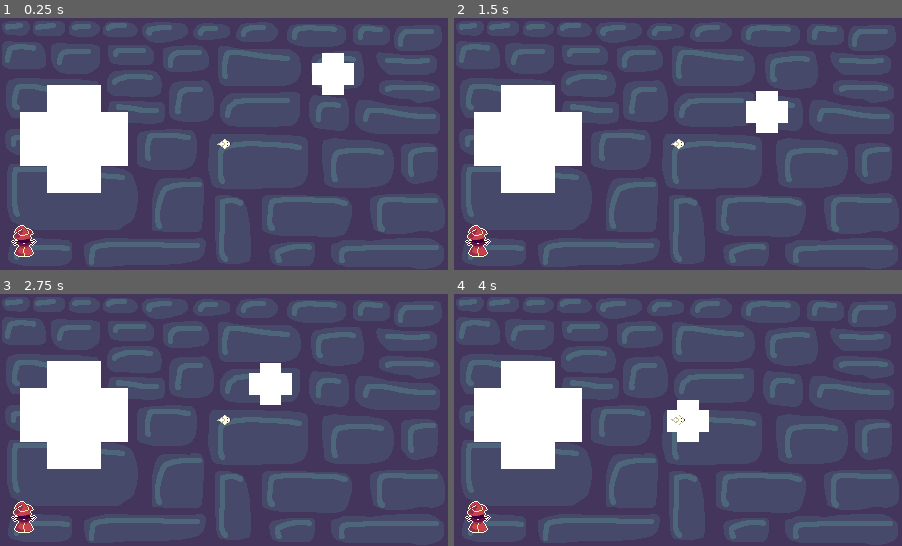
Above: before the commit, frames 1-4 (two rows, left to right).
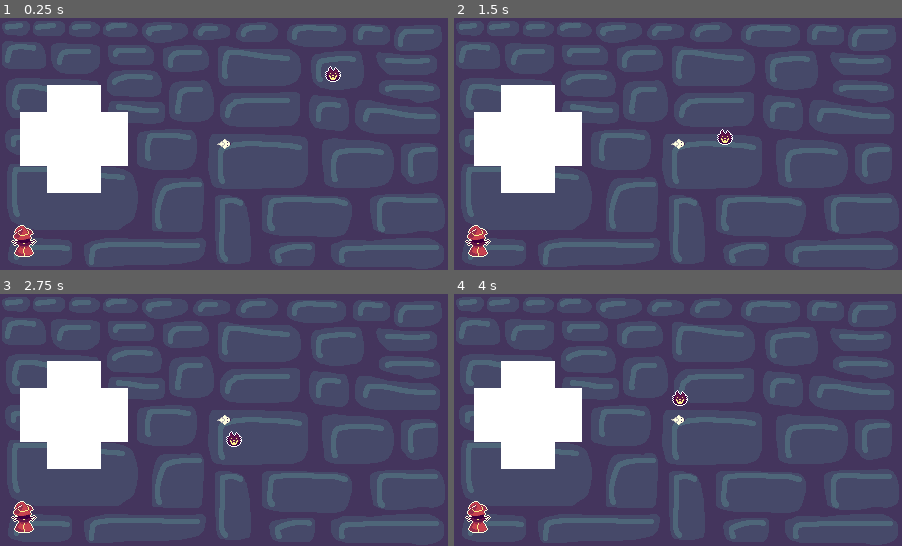
Above: after the commit, the same moments.

Repository: BlendyDev/GMTK2025
Game: Godot game, scene res://Scenes/level.tscn
Same seed, same stepped clock (60 frames per second), same inputs: the game is played once before the commit and once after it. Sound files missing from this copy of the repository are replaced by a short silence.
Inputs (mouse positions are in pixels of both pictures, inside the frame that each line leads up to):
- Up to frame 1 (0.25 s): no input
- Up to frame 2 (1.5 s): tap Enter at 0.5 s; hold Up (Up) 0.53-1.28 s; hold Space (Space) 0.53-1.28 s; move the mouse to (588, 156) at 1.27 s; tap Space (Space) at 1.35 s
- Up to frame 3 (2.75 s): move the mouse to (268, 364) at 2.02 s; hold Up (Up) from 2.03 s (still down); hold Space (Space) from 2.03 s (still down)
- Up to frame 4 (4 s): move the mouse to (655, 470) at 2.77 s; release Space (Space) at 2.78 s; tap Space (Space) at 2.85 s; move the mouse to (812, 457) at 3.52 s; release Up (Up) at 3.53 s; hold Space (Space) from 3.53 s (still down)

The runs differ from the first frame. In frame 1, 1.2% of the frame differs, in the area x 69-80%, y 13-31%; in frame 2, 1.4%; in frame 3, 1.4%, in the area x 50-66%, y 27-61%; in frame 4, 1.2%.

Commit message:
mob types & animations

Diff:
--- a/Scenes/level.tscn
+++ b/Scenes/level.tscn
@@ -1,11 +1,11 @@
-[gd_scene load_steps=26 format=3 uid="uid://4otsh1wy31kg"]
+[gd_scene load_steps=25 format=3 uid="uid://4otsh1wy31kg"]
 
 [ext_resource type="Script" uid="uid://cxjw50s4jeh2y" path="res://Scripts/trail.gd" id="1_0f350"]
 [ext_resource type="Script" uid="uid://cd8k0h68k4a8g" path="res://Scripts/player.gd" id="1_tumq0"]
 [ext_resource type="Texture2D" uid="uid://bj30yhx4p3qu0" path="res://Sprites/debugPlayer.png" id="2_k5f4k"]
 [ext_resource type="SpriteFrames" uid="uid://brjoepnckupck" path="res://Animation/mouseFrames.tres" id="4_0f350"]
 [ext_resource type="AudioStream" uid="uid://dapvn0ocg8s84" path="res://SFX/test_sfx_pickup.wav" id="4_81xng"]
-[ext_resource type="Script" uid="uid://cqcu4jcux40sh" path="res://Scripts/mob.gd" id="5_wqkje"]
+[ext_resource type="PackedScene" uid="uid://cmv4o47gysuxx" path="res://Scenes/mob.tscn" id="5_ha31o"]
 [ext_resource type="Texture2D" uid="uid://c1yfhu6mq1mop" path="res://Sprites/fondo.png" id="7_8c0lf"]
 [ext_resource type="Texture2D" uid="uid://cyeifbyapar62" path="res://Sprites/trueborder.png" id="8_754fn"]
 [ext_resource type="Script" uid="uid://cjjsuev7gaqao" path="res://Scripts/sfx.gd" id="8_bvt00"]
@@ -27,9 +27,6 @@
 
 [sub_resource type="RectangleShape2D" id="RectangleShape2D_k5f4k"]
 size = Vector2(4, 4)
-
-[sub_resource type="CircleShape2D" id="CircleShape2D_0f350"]
-radius = 1.97499
 
 [sub_resource type="RectangleShape2D" id="RectangleShape2D_bvt00"]
 size = Vector2(449, 1)
@@ -108,32 +105,11 @@
 [node name="CollisionShape2D" type="CollisionShape2D" parent="obstacle"]
 shape = SubResource("RectangleShape2D_k5f4k")
 
-[node name="mob" type="CharacterBody2D" parent="." node_paths=PackedStringArray("player", "trail", "sfx")]
+[node name="mob" parent="." node_paths=PackedStringArray("player", "trail", "sfx") instance=ExtResource("5_ha31o")]
 position = Vector2(109, -70)
-scale = Vector2(10.645, 10.645)
-collision_layer = 8
-collision_mask = 2
-script = ExtResource("5_wqkje")
 player = NodePath("../Player")
 trail = NodePath("../Trail")
 sfx = NodePath("../SFX")
-
-[node name="Sprite2D" type="Sprite2D" parent="mob"]
-texture = ExtResource("2_k5f4k")
-
-[node name="CollisionShape2D" type="CollisionShape2D" parent="mob"]
-shape = SubResource("CircleShape2D_0f350")
-
-[node name="SwitchAction" type="Timer" parent="mob"]
-wait_time = 0.3
-one_shot = true
-
-[node name="PlayerDetect" type="Area2D" parent="mob"]
-collision_layer = 4
-collision_mask = 769
-
-[node name="CollisionShape2D" type="CollisionShape2D" parent="mob/PlayerDetect"]
-shape = SubResource("CircleShape2D_0f350")
 
 [node name="BG" type="Sprite2D" parent="."]
 z_index = -1000
@@ -205,10 +181,6 @@
 one_shot = true
 
 [connection signal="mouse_entered" from="Player" to="Player" method="_on_mouse_entered"]
-[connection signal="timeout" from="mob/SwitchAction" to="mob" method="_on_switch_action_timeout"]
-[connection signal="area_entered" from="mob/PlayerDetect" to="mob" method="_on_player_detect_area_entered"]
-[connection signal="body_entered" from="mob/PlayerDetect" to="mob" method="_on_body_entered"]
-[connection signal="body_exited" from="mob/PlayerDetect" to="mob" method="_on_body_exited"]
 [connection signal="area_entered" from="Boss/PlayerDetect" to="Boss" method="_on_player_detect_area_entered"]
 [connection signal="body_entered" from="Boss/PlayerDetect" to="Boss" method="_on_body_entered"]
 [connection signal="body_exited" from="Boss/PlayerDetect" to="Boss" method="_on_body_exited"]
--- /dev/null
+++ b/Scenes/mob.tscn
@@ -0,0 +1,276 @@
+[gd_scene load_steps=20 format=3 uid="uid://cmv4o47gysuxx"]
+
+[ext_resource type="Script" uid="uid://cqcu4jcux40sh" path="res://Scripts/mob.gd" id="1_u8nqw"]
+[ext_resource type="Texture2D" uid="uid://c62sc1j3inib" path="res://Sprites/catenemy-Sheet.png" id="2_u8nqw"]
+
+[sub_resource type="AtlasTexture" id="AtlasTexture_b44se"]
+atlas = ExtResource("2_u8nqw")
+region = Rect2(0, 0, 16, 16)
+
+[sub_resource type="AtlasTexture" id="AtlasTexture_ypr7k"]
+atlas = ExtResource("2_u8nqw")
+region = Rect2(16, 0, 16, 16)
+
+[sub_resource type="AtlasTexture" id="AtlasTexture_u8nqw"]
+atlas = ExtResource("2_u8nqw")
+region = Rect2(32, 0, 16, 16)
+
+[sub_resource type="AtlasTexture" id="AtlasTexture_frlhd"]
+atlas = ExtResource("2_u8nqw")
+region = Rect2(48, 0, 16, 16)
+
+[sub_resource type="AtlasTexture" id="AtlasTexture_7rqy1"]
+atlas = ExtResource("2_u8nqw")
+region = Rect2(96, 0, 16, 16)
+
+[sub_resource type="AtlasTexture" id="AtlasTexture_o80aq"]
+atlas = ExtResource("2_u8nqw")
+region = Rect2(112, 0, 16, 16)
+
+[sub_resource type="AtlasTexture" id="AtlasTexture_3eh6w"]
+atlas = ExtResource("2_u8nqw")
+region = Rect2(64, 0, 16, 16)
+
+[sub_resource type="AtlasTexture" id="AtlasTexture_gcfvf"]
+atlas = ExtResource("2_u8nqw")
+region = Rect2(80, 0, 16, 16)
+
+[sub_resource type="SpriteFrames" id="SpriteFrames_frlhd"]
+animations = [{
+"frames": [{
+"duration": 1.0,
+"texture": SubResource("AtlasTexture_b44se")
+}, {
+"duration": 1.0,
+"texture": SubResource("AtlasTexture_ypr7k")
+}],
+"loop": false,
+"name": &"basic",
+"speed": 5.0
+}, {
+"frames": [{
+"duration": 1.0,
+"texture": SubResource("AtlasTexture_u8nqw")
+}, {
+"duration": 1.0,
+"texture": SubResource("AtlasTexture_frlhd")
+}],
+"loop": true,
+"name": &"cat",
+"speed": 5.0
+}, {
+"frames": [{
+"duration": 1.0,
+"texture": SubResource("AtlasTexture_7rqy1")
+}, {
+"duration": 1.0,
+"texture": SubResource("AtlasTexture_o80aq")
+}],
+"loop": true,
+"name": &"ramiro",
+"speed": 5.0
+}, {
+"frames": [{
+"duration": 1.0,
+"texture": SubResource("AtlasTexture_3eh6w")
+}, {
+"duration": 1.0,
+"texture": SubResource("AtlasTexture_gcfvf")
+}],
+"loop": true,
+"name": &"slime",
+"speed": 5.0
+}]
+
+[sub_resource type="CircleShape2D" id="CircleShape2D_7rqy1"]
+radius = 6.0
+
+[sub_resource type="CircleShape2D" id="CircleShape2D_o80aq"]
+radius = 6.0
+
+[sub_resource type="Animation" id="Animation_3eh6w"]
+resource_name = "basic_idle"
+length = 0.4
+loop_mode = 1
+tracks/0/type = "value"
+tracks/0/imported = false
+tracks/0/enabled = true
+tracks/0/path = NodePath("Sprite2D:frame")
+tracks/0/interp = 1
+tracks/0/loop_wrap = true
+tracks/0/keys = {
+"times": PackedFloat32Array(0, 0.2),
+"transitions": PackedFloat32Array(1, 1),
+"update": 1,
+"values": [1, 0]
+}
+tracks/1/type = "value"
+tracks/1/imported = false
+tracks/1/enabled = true
+tracks/1/path = NodePath("Sprite2D:animation")
+tracks/1/interp = 1
+tracks/1/loop_wrap = true
+tracks/1/keys = {
+"times": PackedFloat32Array(0),
+"transitions": PackedFloat32Array(1),
+"update": 1,
+"values": [&"basic"]
+}
+
+[sub_resource type="Animation" id="Animation_gcfvf"]
+length = 0.001
+tracks/0/type = "value"
+tracks/0/imported = false
+tracks/0/enabled = true
+tracks/0/path = NodePath("Sprite2D:frame")
+tracks/0/interp = 1
+tracks/0/loop_wrap = true
+tracks/0/keys = {
+"times": PackedFloat32Array(0),
+"transitions": PackedFloat32Array(1),
+"update": 1,
+"values": [1]
+}
+tracks/1/type = "value"
+tracks/1/imported = false
+tracks/1/enabled = true
+tracks/1/path = NodePath("Sprite2D:animation")
+tracks/1/interp = 1
+tracks/1/loop_wrap = true
+tracks/1/keys = {
+"times": PackedFloat32Array(0),
+"transitions": PackedFloat32Array(1),
+"update": 1,
+"values": [&"cat"]
+}
+
+[sub_resource type="Animation" id="Animation_o6sl4"]
+resource_name = "cat_idle"
+length = 0.4
+loop_mode = 1
+tracks/0/type = "value"
+tracks/0/imported = false
+tracks/0/enabled = true
+tracks/0/path = NodePath("Sprite2D:frame")
+tracks/0/interp = 1
+tracks/0/loop_wrap = true
+tracks/0/keys = {
+"times": PackedFloat32Array(0, 0.2),
+"transitions": PackedFloat32Array(1, 1),
+"update": 1,
+"values": [0, 1]
+}
+tracks/1/type = "value"
+tracks/1/imported = false
+tracks/1/enabled = true
+tracks/1/path = NodePath("Sprite2D:animation")
+tracks/1/interp = 1
+tracks/1/loop_wrap = true
+tracks/1/keys = {
+"times": PackedFloat32Array(0),
+"transitions": PackedFloat32Array(1),
+"update": 1,
+"values": [&"cat"]
+}
+
+[sub_resource type="Animation" id="Animation_ngef6"]
+resource_name = "slime_idle"
+length = 0.4
+loop_mode = 1
+tracks/0/type = "value"
+tracks/0/imported = false
+tracks/0/enabled = true
+tracks/0/path = NodePath("Sprite2D:animation")
+tracks/0/interp = 1
+tracks/0/loop_wrap = true
+tracks/0/keys = {
+"times": PackedFloat32Array(0),
+"transitions": PackedFloat32Array(1),
+"update": 1,
+"values": [&"slime"]
+}
+tracks/1/type = "value"
+tracks/1/imported = false
+tracks/1/enabled = true
+tracks/1/path = NodePath("Sprite2D:frame")
+tracks/1/interp = 1
+tracks/1/loop_wrap = true
+tracks/1/keys = {
+"times": PackedFloat32Array(0, 0.2),
+"transitions": PackedFloat32Array(1, 1),
+"update": 1,
+"values": [0, 1]
+}
+
+[sub_resource type="Animation" id="Animation_ganfo"]
+resource_name = "ramiro_idle"
+length = 0.4
+loop_mode = 1
+tracks/0/type = "value"
+tracks/0/imported = false
+tracks/0/enabled = true
+tracks/0/path = NodePath("Sprite2D:animation")
+tracks/0/interp = 1
+tracks/0/loop_wrap = true
+tracks/0/keys = {
+"times": PackedFloat32Array(0),
+"transitions": PackedFloat32Array(1),
+"update": 1,
+"values": [&"ramiro"]
+}
+tracks/1/type = "value"
+tracks/1/imported = false
+tracks/1/enabled = true
+tracks/1/path = NodePath("Sprite2D:frame")
+tracks/1/interp = 1
+tracks/1/loop_wrap = true
+tracks/1/keys = {
+"times": PackedFloat32Array(0, 0.2),
+"transitions": PackedFloat32Array(1, 1),
+"update": 1,
+"values": [0, 1]
+}
+
+[sub_resource type="AnimationLibrary" id="AnimationLibrary_o6sl4"]
+_data = {
+&"RESET": SubResource("Animation_gcfvf"),
+&"basic_idle": SubResource("Animation_3eh6w"),
+&"cat_idle": SubResource("Animation_o6sl4"),
+&"ramiro_idle": SubResource("Animation_ganfo"),
+&"slime_idle": SubResource("Animation_ngef6")
+}
+
+[node name="mob" type="CharacterBody2D"]
+collision_layer = 8
+collision_mask = 2
+script = ExtResource("1_u8nqw")
+
+[node name="Sprite2D" type="AnimatedSprite2D" parent="."]
+sprite_frames = SubResource("SpriteFrames_frlhd")
+animation = &"cat"
+
+[node name="CollisionShape2D" type="CollisionShape2D" parent="."]
+position = Vector2(0, 2)
+shape = SubResource("CircleShape2D_7rqy1")
+
+[node name="SwitchAction" type="Timer" parent="."]
+wait_time = 0.3
+one_shot = true
+
+[node name="PlayerDetect" type="Area2D" parent="."]
+collision_layer = 4
+collision_mask = 769
+
+[node name="CollisionShape2D" type="CollisionShape2D" parent="PlayerDetect"]
+position = Vector2(0, 2)
+shape = SubResource("CircleShape2D_o80aq")
+
+[node name="AnimationPlayer" type="AnimationPlayer" parent="."]
+libraries = {
+&"": SubResource("AnimationLibrary_o6sl4")
+}
+
+[connection signal="timeout" from="SwitchAction" to="." method="_on_switch_action_timeout"]
+[connection signal="area_entered" from="PlayerDetect" to="." method="_on_player_detect_area_entered"]
+[connection signal="body_entered" from="PlayerDetect" to="." method="_on_body_entered"]
+[connection signal="body_exited" from="PlayerDetect" to="." method="_on_body_exited"]
--- a/Scripts/boss.gd
+++ b/Scripts/boss.gd
@@ -24,6 +24,7 @@
 var hp = 30
 @onready var snapped_pos = CENTER
 @onready var trail_curve = preload("res://Templates/boss_trail_curve.tres")
+@onready var mob_scene = preload("res://Scenes/mob.tscn")
 
 var available_locations := [UP_LEFT, LEFT, DOWN_LEFT, DOWN, DOWN_RIGHT, RIGHT, UP_RIGHT, UP]
 
@@ -114,6 +115,14 @@
 		action = Action.MOVING
 		pick_location_and_move()
 
+func spawn_mob():
+	var mob = mob_scene.instantiate()
+
+
+	get_tree().current_scene.add_child(mob)
+
+	pass
+
 func _on_player_detect_area_entered(area: Area2D) -> void:
 	if (area.collision_layer == pow(2, 10-1)): #traced circle
 		if (action == Action.MOVING or action == Action.IDLE):
@@ -122,3 +131,5 @@
 				if (action == Action.IDLE):
 					move_to(UP_LEFT)
 				action = Action.SHIELD
+				for i in range(3):
+					spawn_mob()
--- a/Scripts/mob.gd
+++ b/Scripts/mob.gd
@@ -10,11 +10,37 @@
 @onready var sprite = $Sprite2D
 
 enum Action {IDLE, MOVING, DYING}
+enum Type {BASIC, CAT, SLIME, RAMIRO}
 var action: Action
+var type: Type
 var speed = 250.0
+
+func init_basic():
+	type = Type.BASIC
+	$AnimationPlayer.play("basic_idle")
+
+func init_cat():
+	type = Type.CAT
+	$AnimationPlayer.play("cat_idle")
+
+func init_slime():
+	type = Type.SLIME
+	$AnimationPlayer.play("slime_idle")
+
+func init_ramiro():
+	type = Type.BASIC
+	$AnimationPlayer.play("ramiro_idle")
+
+func init_random():
+	var type := rng.randi_range(0, 3)
+	if type == 0: init_basic()
+	elif type == 1: init_cat()
+	elif type == 2: init_slime()
+	else: init_ramiro()
 
 # Called when the node enters the scene tree for the first time.
 func _ready() -> void:
+	init_random()
 	action = Action.IDLE
 	timer.start()
 	pass # Replace with function body.
@@ -65,7 +91,7 @@
 		Action.MOVING:
 			action = Action.IDLE
 			velocity = Vector2.ZERO
-			timer.wait_time = 1.2
+			timer.wait_time = 0.6
 			timer.start()
 	pass # Replace with function body.
 
@@ -74,7 +100,7 @@
 	if (area.collision_layer == pow(2, 10-1)): #traced circle
 		action = Action.DYING
 		var tween = get_tree().create_tween()
-		tween.tween_property(sprite, "modulate", Color.from_rgba8(255, 255, 255, 0), 1.0)
+		tween.tween_property(sprite, "scale", Vector2.ZERO, 0.7)
 		tween.tween_callback(queue_free)
 		tween.tween_callback($"../Boss".activate)
 		pass
Binary file added: Sprites/catenemy-Sheet.png
Not shown, added: Sprites/catenemy-Sheet.png.import
Binary file added: Sprites/cheeseTMP_DO_NOT_USE.png
Not shown, added: Sprites/cheeseTMP_DO_NOT_USE.png.import
